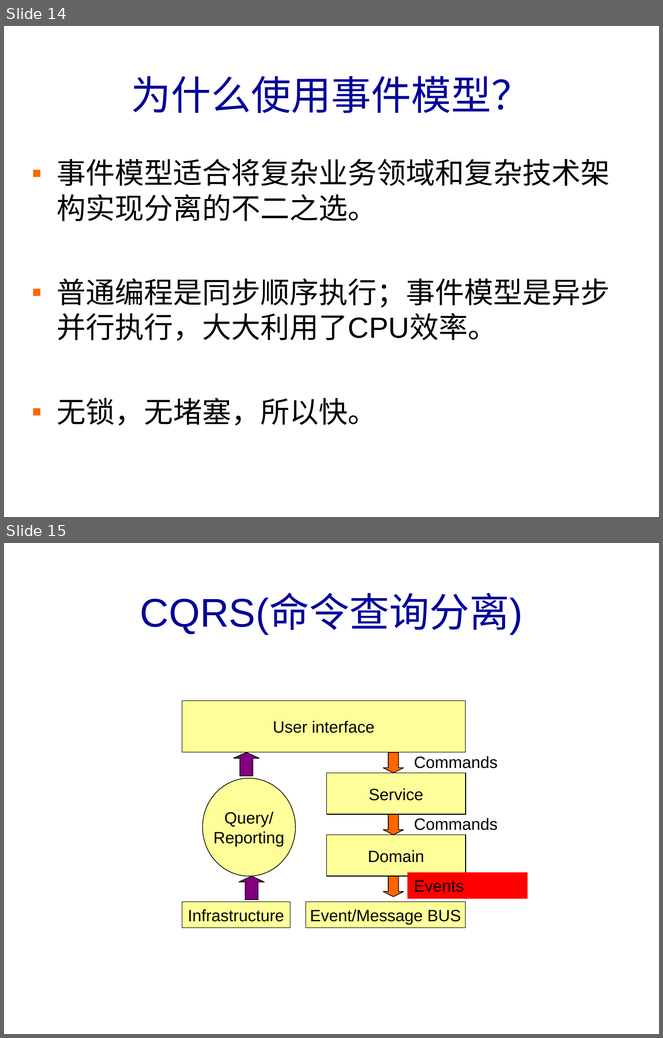
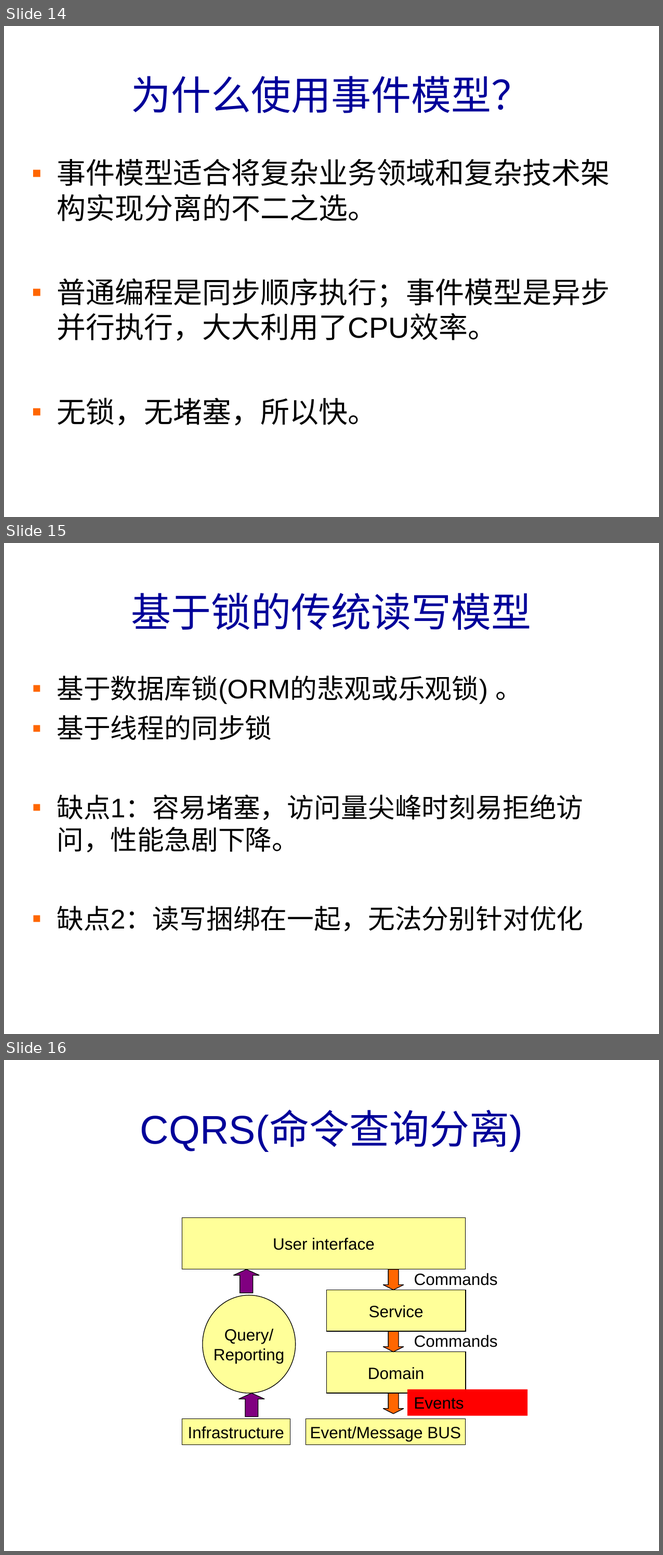
Before and after one commit to banq/jdonframework, a slide deck: doc/chinese/JdonFramework.ppt. Shown one above the other, each under a label of ours: slides 14 and 15 before the commit, slides 14, 15 and 16 after it. The pictures are 663x1038 and 663x1555 pixels, drawn with LibreOffice and Linux fonts; fonts in the diff are those of the drawing; background and template pictures are left out. Boxes give left, top, right and bottom in pixels: in the first picture for what was removed or moved away, otherwise in the second. Text is boxed around its words. In the diff, an @@ line names an element or a change of style, - is before the commit and + after.

```diff
--- a/doc/chinese/JdonFramework.ppt
+++ b/doc/chinese/JdonFramework.ppt
@@ slide 15 added at bbox=[4, 543, 659, 1034], background picture (left out) @@
@@ title added at bbox=[131, 593, 532, 630], 44 pt, text #000099 @@
+基于锁的传统读写模型
@@ text added at bbox=[57, 676, 584, 932], 29.6 pt, text #000000 @@
+▪ 基于数据库锁(ORM的悲观或乐观锁) 。
+▪ 基于线程的同步锁
+▪ 缺点1：容易堵塞，访问量尖峰时刻易拒绝访问，性能急剧下降。
+▪ 缺点2：读写捆绑在一起，无法分别针对优化
@@ what was slide 15 is now slide 16 @@
```
Also in this commit, not shown: 1 other file.
